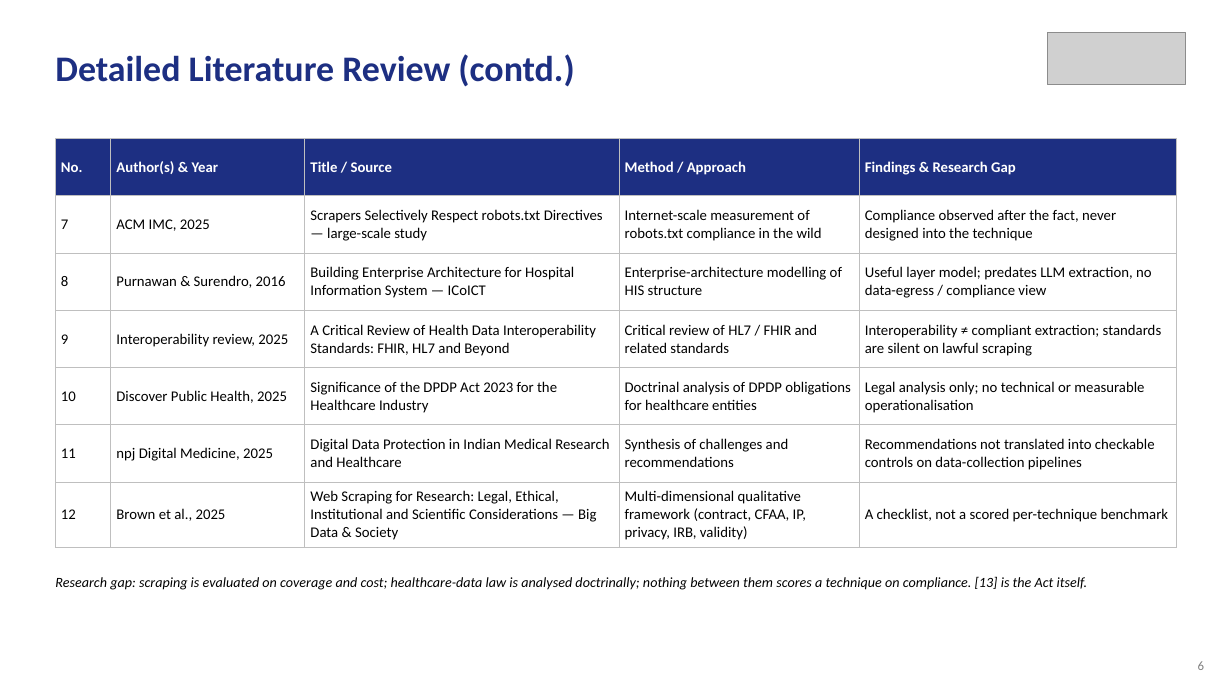
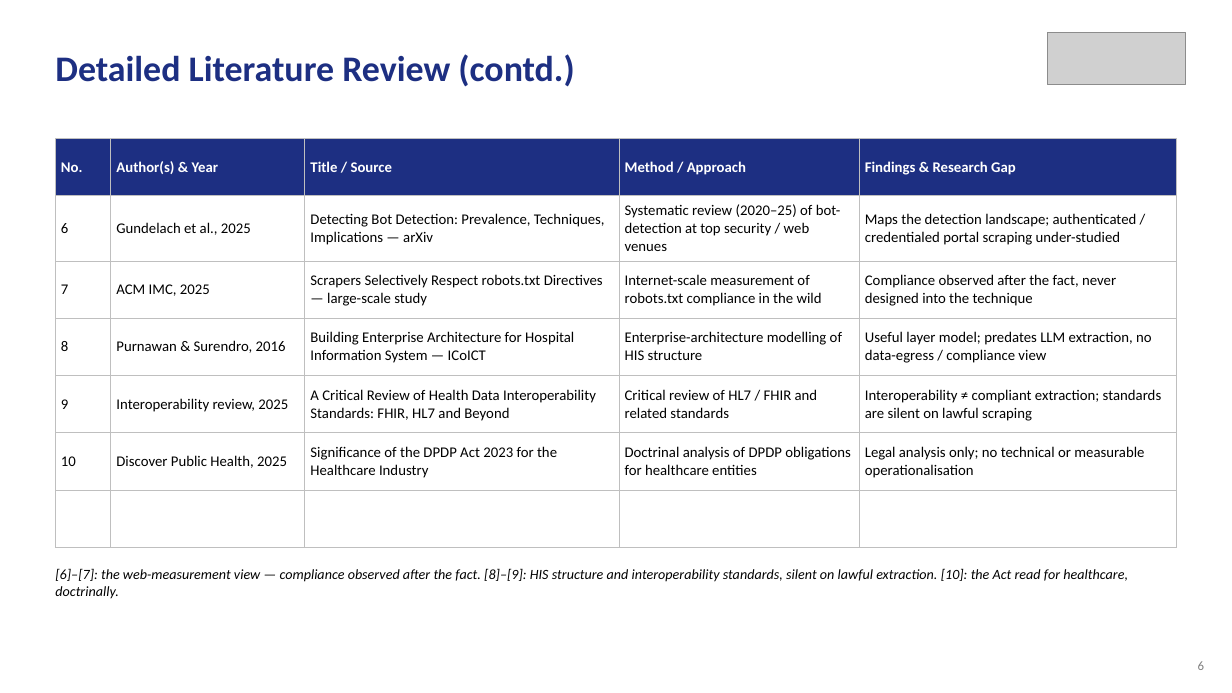
Before and after one commit to aysk1209/his-scraping-dpdp-project, a slide deck: slide 6 of Review-II.pptx. Drawn at 1232x693 pixels with LibreOffice and Linux fonts; fonts in the diff are those of the drawing; grey boxes stand for pictures. Boxes give left, top, right and bottom in pixels: in the first picture for what was removed or moved away, otherwise in the second. Text is boxed around its words. In the diff, an @@ line names an element or a change of style, - is before the commit and + after.

```diff
--- a/Review-II.pptx
+++ b/Review-II.pptx
@@ table at [55, 139, 1177, 540] @@
+row 2: 6 | Gundelach et al., 2025 | Detecting Bot Detection: Prevalence, Techniques, Implications — arXiv | Systematic review (2020–25) of bot-detection at top security / web venues | Maps the detection landscape; authenticated / credentialed portal scraping under-studied
-row 6: 11 | npj Digital Medicine, 2025 | Digital Data Protection in Indian Medical Research and Healthcare | Synthesis of challenges and recommendations | Recommendations not translated into checkable controls on data-collection pipelines
-row 7: 12 | Brown et al., 2025 | Web Scraping for Research: Legal, Ethical, Institutional and Scientific Considerations — Big Data & Society | Multi-dimensional qualitative framework (contract, CFAA, IP, privacy, IRB, validity) | A checklist, not a scored per-technique benchmark
+row 7:  |  |  |  | 
@@ text at [55, 568, 1128, 599]: text changed @@
-Research gap: scraping is evaluated on coverage and cost; healthcare-data law is analysed doctrinally; nothing between them scores a technique on compliance. [13] is the Act itself.
+[6]–[7]: the web-measurement view — compliance observed after the fact. [8]–[9]: HIS structure and interoperability standards, silent on lawful extraction. [10]: the Act read for healthcare, doctrinally.
```
Also in this commit, not shown: 9 other slides changed, 1 slide added, 4 other files.
